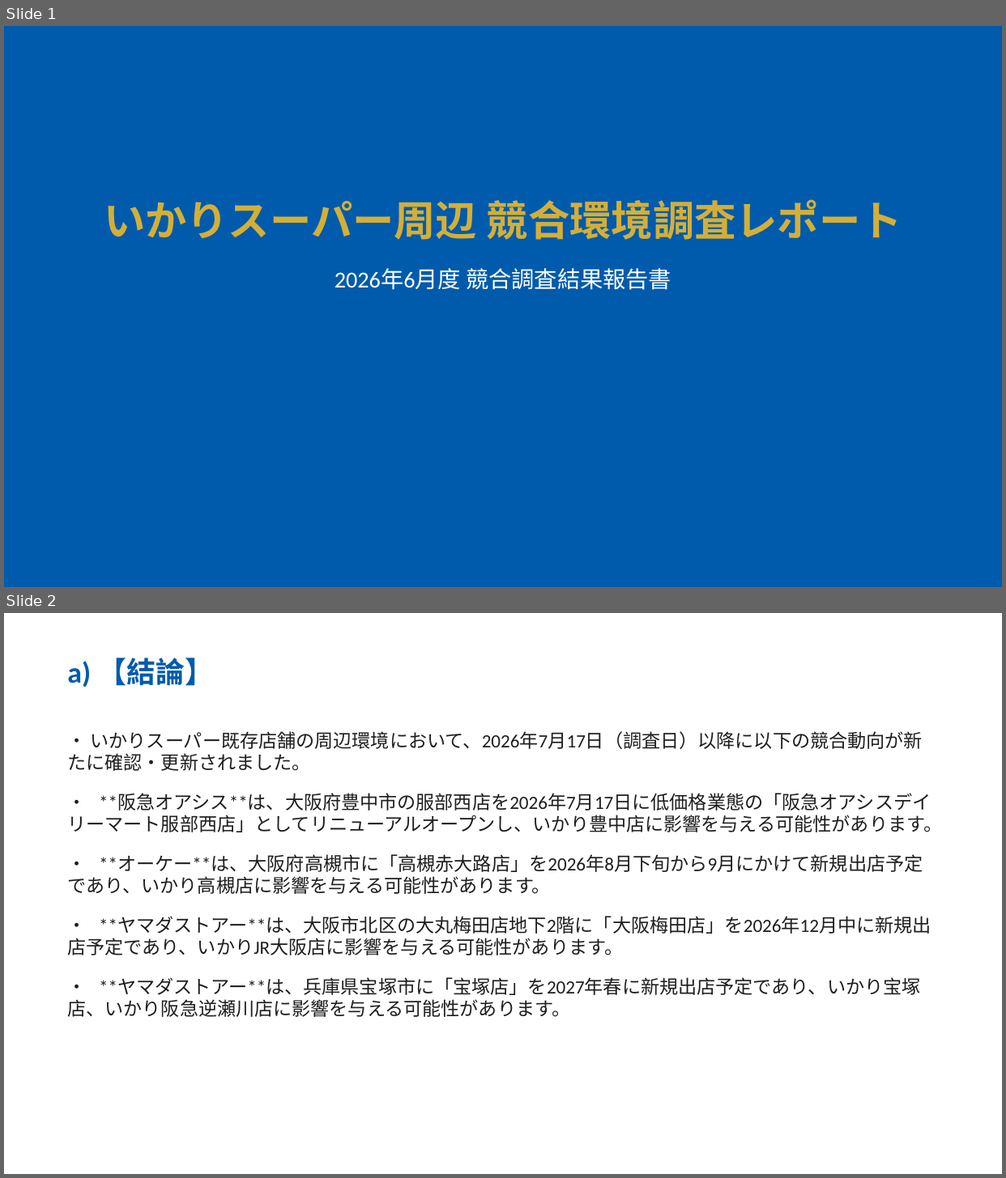
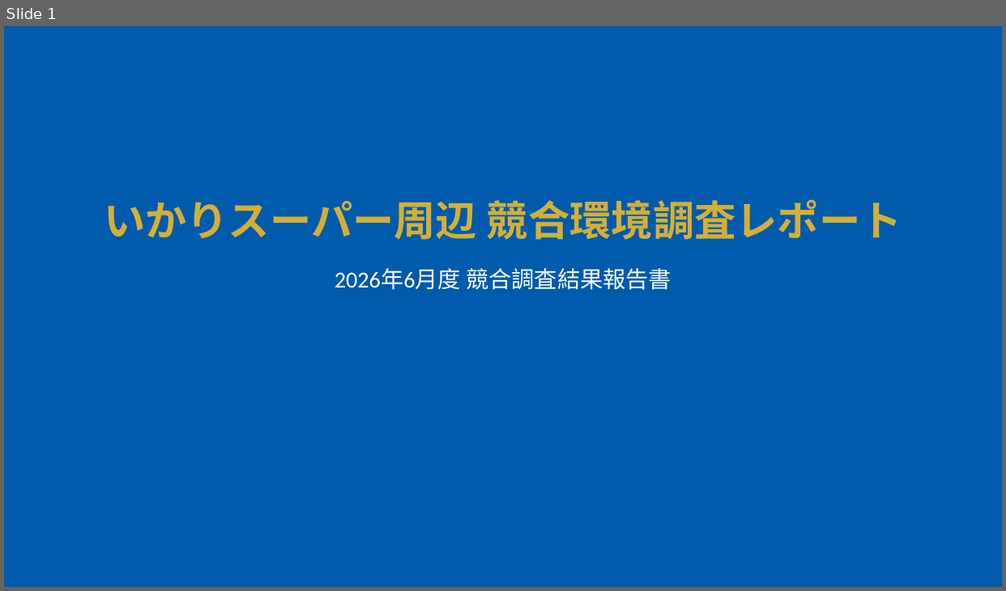
Before and after one commit to yutatbgt-bit/Competitive-research, a slide deck: report/2026_07_17_competitive_report_within_2km.pptx. Shown one above the other, each under a label of ours: slides 1 and 2 before the commit, slide 1 after it. The pictures are 1006x1178 and 1006x591 pixels, drawn with LibreOffice and Linux fonts; fonts in the diff are those of the drawing. Boxes give left, top, right and bottom in pixels: in the first picture for what was removed or moved away, otherwise in the second. Text is boxed around its words. In the diff, an @@ line names an element or a change of style, - is before the commit and + after.

```diff
--- a/report/2026_07_17_competitive_report_within_2km.pptx
+++ b/report/2026_07_17_competitive_report_within_2km.pptx
@@ slide 2 removed at <box>4,613,1002,1174</box>, background #FFFFFF @@
@@ text removed at <box>67,658,214,688</box> @@
-a) 【結論】
@@ text removed at <box>67,731,942,1017</box> @@
-・ いかりスーパー既存店舗の周辺環境において、2026年7月17日（調査日）以降に以下の競合動向が新たに確認・更新されました。
-・ **阪急オアシス**は、大阪府豊中市の服部西店を2026年7月17日に低価格業態の「阪急オアシスデイリーマート服部西店」としてリニューアルオープンし、いかり豊中店に影響を与える可能性があります。
-・ **オーケー**は、大阪府高槻市に「高槻赤大路店」を2026年8月下旬から9月にかけて新規出店予定であり、いかり高槻店に影響を与える可能性があります。
-・ **ヤマダストアー**は、大阪市北区の大丸梅田店地下2階に「大阪梅田店」を2026年12月中に新規出店予定であり、いかりJR大阪店に影響を与える可能性があります。
-・ **ヤマダストアー**は、兵庫県宝塚市に「宝塚店」を2027年春に新規出店予定であり、いかり宝塚店、いかり阪急逆瀬川店に影響を与える可能性があります。
```
Also in this commit, not shown: 1 slide added, 5 other slides removed, 47 other files.
